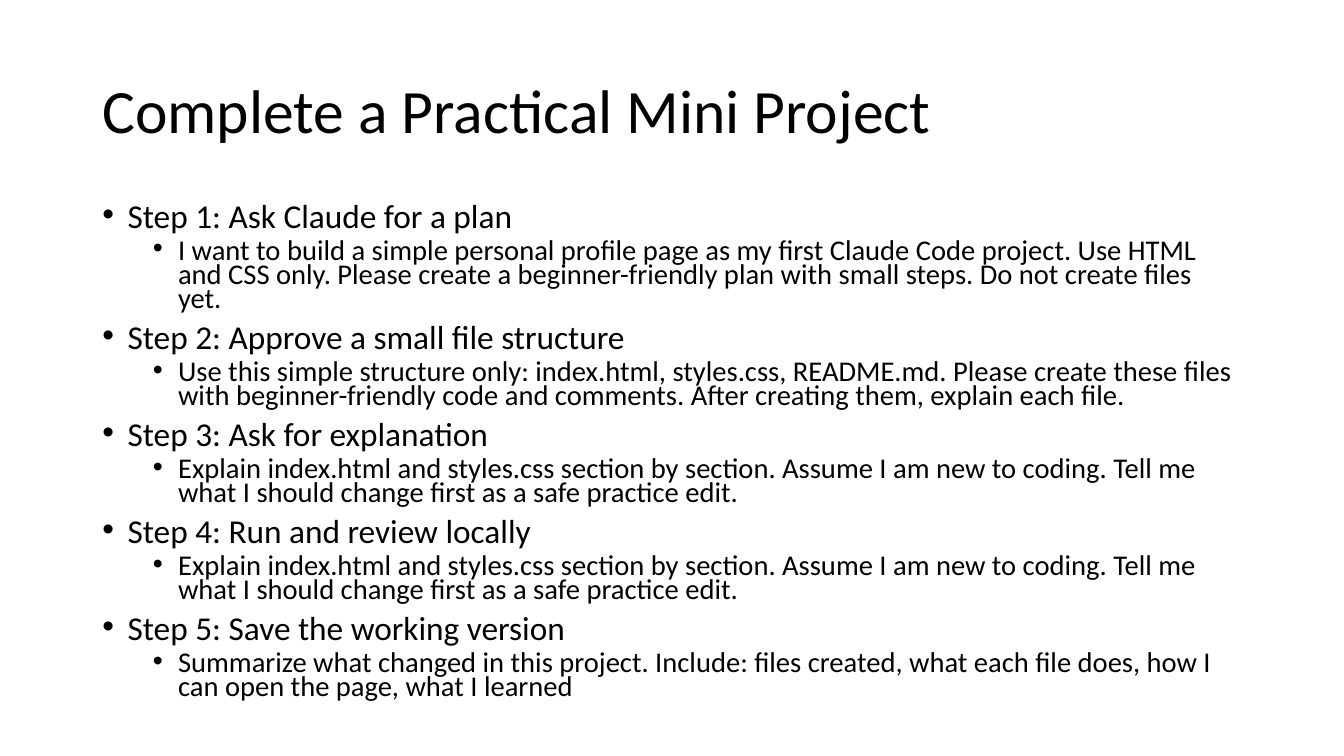
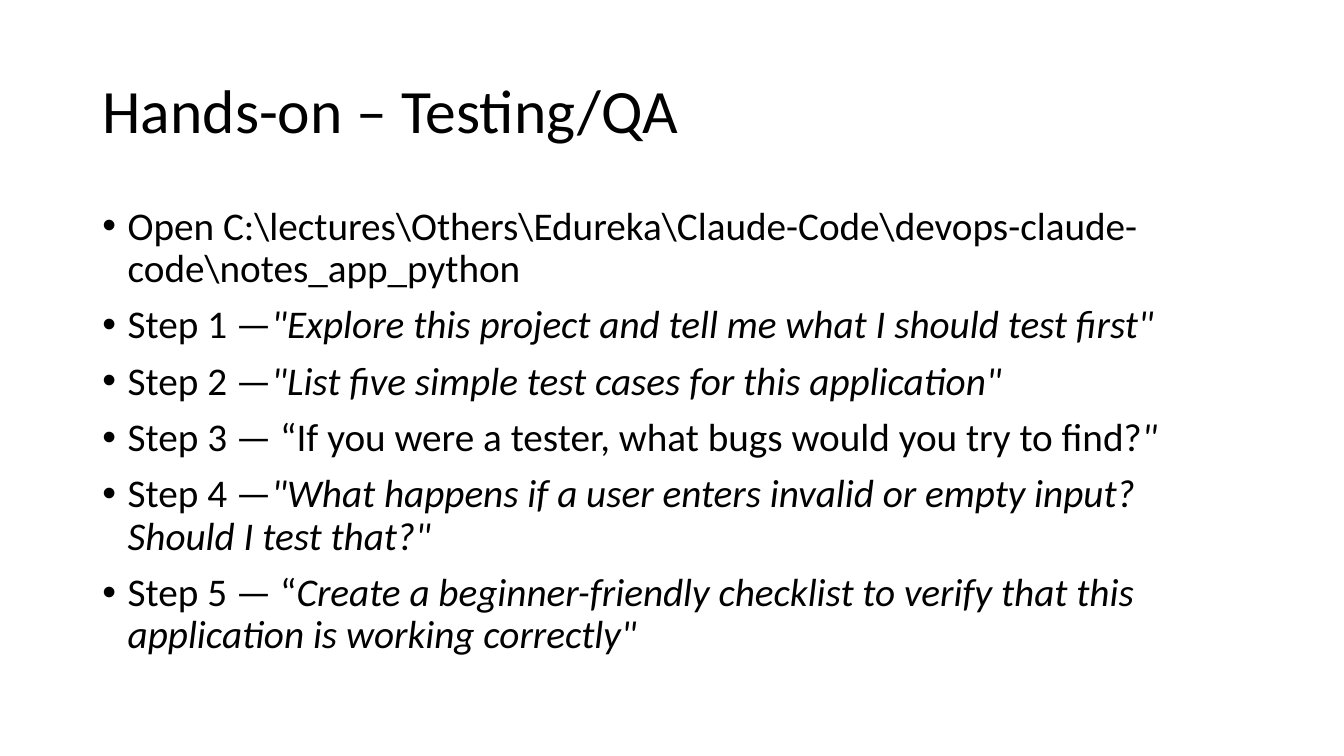
Before and after one commit to atulkahatecdac/claude-code, a slide deck: slide 23 of Claude Code.pptx (slide 50 before the commit). Drawn at 1344x756 pixels with LibreOffice and Linux fonts; fonts in the diff are those of the drawing. Boxes give left, top, right and bottom in pixels: in the first picture for what was removed or moved away, otherwise in the second. Text is boxed around its words. In the diff, an @@ line names an element or a change of style, - is before the commit and + after.

```diff
--- a/Claude Code.pptx
+++ b/Claude Code.pptx
@@ title at bbox=[102, 90, 678, 144]: text changed @@
-Complete a Practical Mini Project
+Hands-on – Testing/QA
@@ text at bbox=[128, 212, 1158, 655]: text changed; size 20.4 to 28 pt; italic on @@
-• Step 1: Ask Claude for a plan
-  • I want to build a simple personal profile page as my first Claude Code project. Use HTML and CSS only. Please create a beginner-friendly plan with small steps. Do not create files yet.
-• Step 2: Approve a small file structure
-  • Use this simple structure only: index.html, styles.css, README.md. Please create these files with beginner-friendly code and comments. After creating them, explain each file.
-• Step 3: Ask for explanation
-  • Explain index.html and styles.css section by section. Assume I am new to coding. Tell me what I should change first as a safe practice edit.
-• Step 4: Run and review locally
-  • Explain index.html and styles.css section by section. Assume I am new to coding. Tell me what I should change first as a safe practice edit.
-• Step 5: Save the working version
-  • Summarize what changed in this project. Include: files created, what each file does, how I can open the page, what I learned
+• Open C:\lectures\Others\Edureka\Claude-Code\devops-claude-code\notes_app_python
+• Step 1 —"Explore this project and tell me what I should test first"
+• Step 2 —"List five simple test cases for this application"
+• Step 3 — “If you were a tester, what bugs would you try to find?"
+• Step 4 —"What happens if a user enters invalid or empty input? Should I test that?"
+• Step 5 — “Create a beginner-friendly checklist to verify that this application is working correctly"
```
Also in this commit, not shown: 30 other slides changed, 87 slides added, 180 slides removed.
